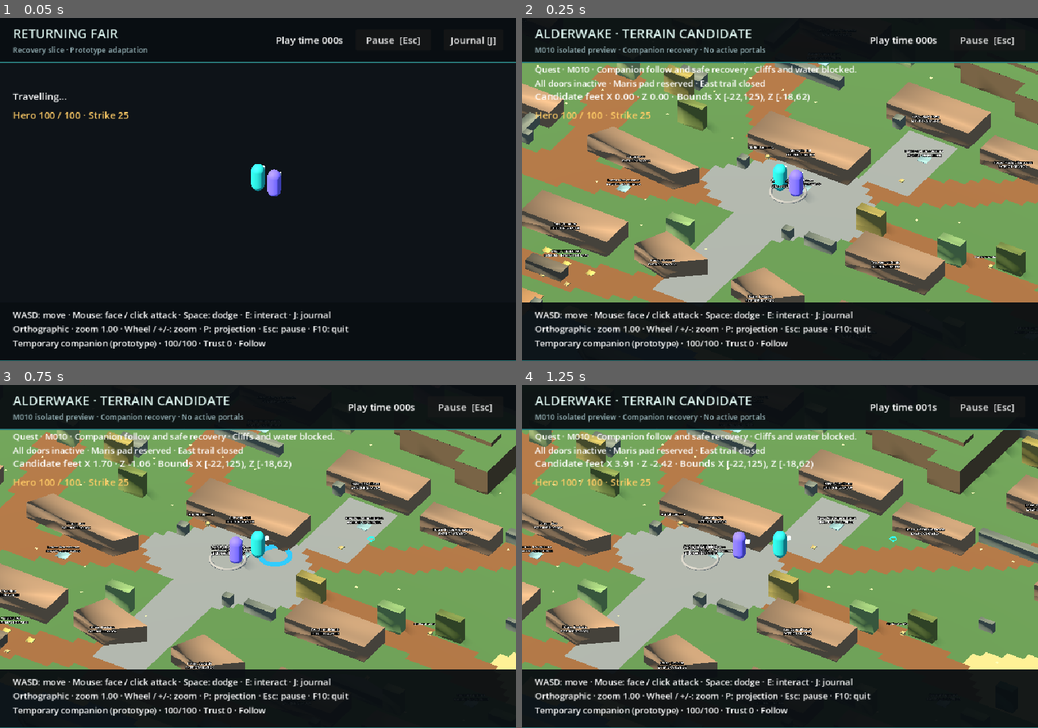
Above: before the commit, frames 1-4 (two rows, left to right).
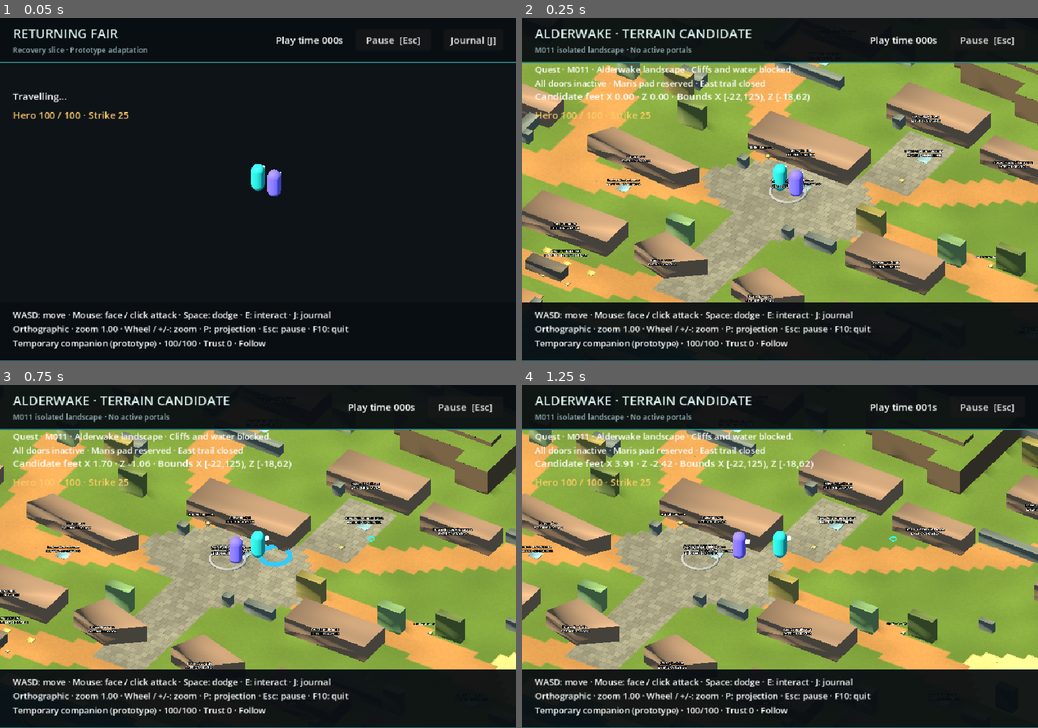
Above: after the commit, the same moments.

Repository: conejoo/game-prototype-3
Game: Godot game, scene res://tests/map_candidate.tscn
Two runs of this game, one before a commit and one after it. Both use one fixed random seed, a clock stepped at 60 frames per second and the inputs below. This scene is started directly instead of the project's main scene.
Inputs (mouse positions are in pixels of both pictures, inside the frame that each line leads up to):
- Up to frame 1 (0.05 s): no input
- Up to frame 2 (0.25 s): no input
- Up to frame 3 (0.75 s): tap Enter at 0.5 s; move the mouse to (371, 539) at 0.52 s; hold D (move_right) from 0.53 s (still down); hold Space (dodge) from 0.53 s (still down); click (371, 539) at 0.67 s
- Up to frame 4 (1.25 s): keep holding D (move_right); keep holding Space (dodge); tap E (interact) at 0.8 s

Frame 1 is identical in both runs. In frame 2, 46% of the frame differs, in the area x 0-100%, y 8-83%; in frame 3, 47%; in frame 4, 46%.

Commit message:
Implement M011 landscape materials and restrained river motion

Diff:
--- a/game/tests/map_candidate_root.gd
+++ b/game/tests/map_candidate_root.gd
@@ -17,15 +17,15 @@
 		actor.floor_snap_length = 0.04
 		actor.floor_contact_height = _candidate_floor_height.bind(actor)
 	ui.get_node("Screen/Header/Margin/Row/Titles/Title").text = "ALDERWAKE · TERRAIN CANDIDATE"
-	ui.location_label.text = "M010 isolated preview · Companion recovery · No active portals"
+	ui.location_label.text = "M011 isolated landscape · No active portals"
 	ui.journal_button.visible = false
-	print("M010 candidate ready: ", JSON.stringify(world_host.current_location.preview_report))
+	print("M011 candidate ready: ", JSON.stringify(world_host.current_location.preview_report))
 	if "--candidate-paused" in OS.get_cmdline_user_args():
 		_set_paused(true)
 
 
 func _refresh_journal() -> void:
-	ui.show_objective("M010 · Companion follow and safe recovery · Cliffs and water blocked.\nAll doors inactive · Maris pad reserved · East trail closed")
+	ui.show_objective("M011 · Alderwake landscape · Cliffs and water blocked.\nAll doors inactive · Maris pad reserved · East trail closed")
 
 
 func _refresh_interaction() -> void:
--- /dev/null
+++ b/game/tests/map_landscape_checks.gd
@@ -0,0 +1,99 @@
+extends SceneTree
+## M011 mesh/mask registration; actual appearance requires separate captures.
+
+var failures: PackedStringArray = []
+var terrain_quads: int = 0
+
+
+func _initialize() -> void:
+	_run.call_deferred()
+
+
+func _run() -> void:
+	var game: Node3D = load("res://tests/map_candidate.tscn").instantiate()
+	root.add_child(game)
+	await game.world_host.transition_finished
+	await process_frame
+	var location: AlderwakeTerrainPreview = game.world_host.current_location
+	_check(location.build_errors.is_empty(), "Landscape failed construction")
+	var ground: Dictionary[Vector2i, int] = {}
+	for mesh: MeshInstance3D in location.get_node("TerrainVisuals").get_children():
+		_check(mesh.material_override is ShaderMaterial, "Diagnostic material retained: " + mesh.name)
+		var vertices: PackedVector3Array = mesh.mesh.surface_get_arrays(0)[Mesh.ARRAY_VERTEX]
+		var lift: float = 0.003 if mesh.name == "ground--grass" else (0.009 if str(mesh.name).begins_with("shoreline") else (0.012 if str(mesh.name).begins_with("decorations") else 0.006))
+		for i: int in range(0, vertices.size(), 6):
+			var a: Vector3 = vertices[i]
+			var c: Vector3 = vertices[i + 2]
+			var center: Vector2 = Vector2((a.x + c.x) / 2, (a.z + c.z) / 2)
+			var cell: Vector2i = Vector2i(floori(center.x + 22), floori(center.y + 18))
+			for vertex: Vector3 in vertices.slice(i, i + 6):
+				_check(absf(vertex.y - location.elevation.cell_height(cell, Vector2(vertex.x, vertex.z)) - lift) < 0.0001, "Render surface height differs from physical cell")
+			if mesh.name == "ground--grass":
+				var half_cell: Vector2i = Vector2i(roundi((a.x + 22) * 2), roundi((a.z + 18) * 2))
+				# Ground row runs are tessellated per physical metre, covering 2x1
+				# half-metre samples without gaps or duplicate coplanar ground.
+				for z: int in range(half_cell.y, roundi((c.z + 18) * 2)):
+					for x: int in range(half_cell.x, roundi((c.x + 22) * 2)):
+						var key: Vector2i = Vector2i(x, z)
+						ground[key] = ground.get(key, 0) + 1
+			terrain_quads += 1
+	_check(ground.size() == 47040, "Default grass lost full extent")
+	for count: int in ground.values():
+		_check(count == 1, "Default grass overlap/crack")
+	var water_mesh: MeshInstance3D = location.water_blockers.get_node("WaterVisuals/AuthoredWaterPreview")
+	_check(water_mesh.material_override is ShaderMaterial, "Water preview material retained")
+	_check(water_mesh.material_override.shader == AlderwakeLandscapeMaterials.WATER_SHADER, "Water flow shader missing")
+	var water_vertices: PackedVector3Array = water_mesh.mesh.surface_get_arrays(0)[Mesh.ARRAY_VERTEX]
+	var painted_water: Dictionary[Vector2i, int] = {}
+	for i: int in range(0, water_vertices.size(), 6):
+		var a: Vector3 = water_vertices[i]
+		var c: Vector3 = water_vertices[i + 2]
+		_check(absf(a.y - 0.015) < 0.0001 and absf(c.y - 0.015) < 0.0001, "Water plane displaced")
+		for z: int in range(roundi((a.z + 18) * 2), roundi((c.z + 18) * 2)):
+			for x: int in range(roundi((a.x + 22) * 2), roundi((c.x + 22) * 2)):
+				var cell: Vector2i = Vector2i(x, z)
+				painted_water[cell] = painted_water.get(cell, 0) + 1
+	_check(painted_water.size() == 8598, "Water visible union area changed")
+	var overrides: Dictionary[Vector2i, Variant] = {}
+	for record: Dictionary in location.layout.tile_layers[1].cells:
+		overrides[Vector2i(record.cell[0], record.cell[1])] = record.paint
+	for z: int in range(160):
+		for x: int in range(294):
+			var cell: Vector2i = Vector2i(x, z)
+			var wet: bool = location.water_blockers.water_cells.has(cell)
+			_check(painted_water.get(cell, 0) == (1 if wet else 0), "Water art contradicts effective physics occupancy")
+			var mask: Color = location.landscape.mask_image.get_pixelv(cell)
+			_check((mask.a > 0.5) == wet, "Bank mask disagrees with collision")
+			var paint: Variant = overrides.get(cell)
+			var material_kind: int = 1 if paint == null or paint.material == "water" else AlderwakeLandscapeMaterials.KINDS[paint.material]
+			_check(roundi(mask.r * 255) == material_kind, "Path/sand/cobble mask registration differs")
+	# Dry crossing/dock rectangles must not be rendered wet, even where source
+	# water paint is present. This uses actual emitted mesh, not shader metadata.
+	for rect: Rect2 in [location.crossings.bridge_rect, location.crossings.ford_rect] + location.water_blockers.dock_cutouts:
+		for z: float in range(roundi(rect.position.y * 2), roundi(rect.end.y * 2)):
+			for x: float in range(roundi(rect.position.x * 2), roundi(rect.end.x * 2)):
+				_check(not painted_water.has(Vector2i(roundi(x + 44), roundi(z + 36))), "Water covers crossing/dock deck")
+	var render_routes: Dictionary = {}
+	var nav_map: RID = location.get_world_3d().navigation_map
+	for pair: Array in [["bridge-to-tollworks", Vector3(103, 0.05, -0.5), Vector3(107.25, 0.05, -1.25)], ["tollworks-to-exit", Vector3(107.25, 0.05, -1.25), Vector3(121.5, 0.05, -7)]]:
+		var path: PackedVector3Array = NavigationServer3D.map_get_path(nav_map, pair[1], pair[2], true)
+		_check(path.size() >= 2 and path[-1].distance_to(pair[2]) < 0.1, "Rendered tour destination disconnected")
+		var plain: Array = []
+		for point: Vector3 in path:
+			plain.append([point.x, point.y, point.z])
+		render_routes[pair[0]] = {"path": plain}
+	var report: Dictionary = {"terrain_quads": terrain_quads, "default_grass_samples": ground.size(), "semantic_samples": 47040, "water_samples": painted_water.size(), "terrain_batches": location.batch_count, "water_y_m": 0.015, "render_routes": render_routes, "failures": failures}
+	var file: FileAccess = FileAccess.open("res://../docs/evidence/M011/landscape-report.json", FileAccess.WRITE)
+	file.store_string(JSON.stringify(report, "\t") + "\n")
+	print("M011 landscape report: ", JSON.stringify(report))
+	game.queue_free()
+	await process_frame
+	for failure: String in failures:
+		push_error(failure)
+	print("M011 map_landscape_checks ", "PASS" if failures.is_empty() else "FAIL")
+	quit(0 if failures.is_empty() else 1)
+
+
+func _check(condition: bool, message: String) -> void:
+	if not condition and not failures.has(message):
+		failures.append(message)
--- /dev/null
+++ b/game/world/map_candidate/landscape.gdshader
@@ -0,0 +1,52 @@
+shader_type spatial;
+render_mode cull_disabled;
+
+uniform vec4 base_color : source_color;
+uniform int kind = 1;
+uniform sampler2D semantic_mask : filter_nearest, repeat_disable;
+uniform vec2 map_origin;
+uniform vec2 map_size;
+varying vec3 world_position;
+
+float hash(vec2 p) { return fract(sin(dot(p, vec2(127.1, 311.7))) * 43758.5453); }
+float noise(vec2 p) {
+	vec2 i = floor(p); vec2 f = fract(p); f = f * f * (3.0 - 2.0 * f);
+	return mix(mix(hash(i), hash(i + vec2(1, 0)), f.x), mix(hash(i + vec2(0, 1)), hash(i + vec2(1)), f.x), f.y);
+}
+vec4 semantic(vec2 p) { return texture(semantic_mask, (p - map_origin) / map_size); }
+void vertex() { world_position = (MODEL_MATRIX * vec4(VERTEX, 1.0)).xyz; }
+void fragment() {
+	vec2 p = world_position.xz;
+	float broad = noise(p * 0.55);
+	float grain = noise(p * 13.0);
+	vec3 color = base_color.rgb * (0.91 + broad * 0.14 + grain * 0.05);
+	if (kind == 1) {
+		// Broad meadow variation stays quiet enough to read actors and paths.
+		color = mix(color, vec3(0.27, 0.37, 0.15), smoothstep(0.55, 0.9, noise(p * 0.17)) * 0.25);
+	} else if (kind == 4) {
+		// World-aligned irregular cobbles, no per-tile UV seam or image dependency.
+		vec2 row = vec2(p.x * 2.8 + mod(floor(p.y * 2.6), 2.0) * 0.5, p.y * 2.6);
+		vec2 f = fract(row);
+		float joint = 1.0 - smoothstep(0.015, 0.055, min(min(f.x, 1.0 - f.x), min(f.y, 1.0 - f.y)));
+		color *= 0.90 + hash(floor(row)) * 0.15;
+		color = mix(color, vec3(0.27, 0.28, 0.22), joint * 0.38);
+	} else if (kind == 6) {
+		// Retained source grass-tuft centers become tiny matte flecks, not dots.
+		vec2 local = fract(p) - vec2(0.5);
+		if (length(local * vec2(1.0, 1.65)) > 0.055) { discard; }
+		color *= 0.85 + smoothstep(-0.04, 0.04, local.x) * 0.2;
+	}
+	if (kind == 2 || kind == 3 || kind == 4) {
+		// Blend only the outer few centimetres toward neighboring grass.
+		// Semantic placement/layer grids and physical surface do not move.
+		float shoulder = 0.0;
+		for (int i = 0; i < 4; i++) {
+			vec2 offset = vec2(i == 0 ? 0.065 : (i == 1 ? -0.065 : 0.0), i == 2 ? 0.065 : (i == 3 ? -0.065 : 0.0));
+			vec4 neighbor = semantic(p + offset);
+			shoulder += (abs(neighbor.r * 255.0 - 1.0) < 0.5 && neighbor.a < 0.5) ? 1.0 : 0.0;
+		}
+		color = mix(color, vec3(0.36, 0.46, 0.18), min(shoulder, 1.0) * 0.40);
+	}
+	ALBEDO = color;
+	ROUGHNESS = 0.97;
+}
--- /dev/null
+++ b/game/world/map_candidate/landscape_materials.gd
@@ -0,0 +1,62 @@
+class_name AlderwakeLandscapeMaterials
+extends RefCounted
+## M011 appearance only. Semantic half-metre mask is never physics/nav input.
+
+const TERRAIN_SHADER: Shader = preload("res://world/map_candidate/landscape.gdshader")
+const WATER_SHADER: Shader = preload("res://world/map_candidate/river.gdshader")
+const KINDS: Dictionary[String, int] = {"grass": 1, "dirt": 2, "sand": 3, "cobblestone": 4, "wet_shoreline": 5, "raw-marker": 6}
+const COLORS: Dictionary[String, Color] = {
+	"grass": Color(0.36, 0.46, 0.18), "dirt": Color(0.64, 0.46, 0.25),
+	"sand": Color(0.82, 0.71, 0.43), "cobblestone": Color(0.48, 0.47, 0.40),
+	"wet_shoreline": Color(0.32, 0.38, 0.17), "raw-marker": Color(0.43, 0.49, 0.21),
+}
+var mask: ImageTexture
+var mask_image: Image
+var bounds: Rect2
+
+
+func build(layout: Dictionary, water: AlderwakeWaterBlockers, map_bounds: Rect2) -> void:
+	bounds = map_bounds
+	mask_image = Image.create(294, 160, false, Image.FORMAT_RGBA8)
+	mask_image.fill(Color(1.0 / 255.0, 0, 0, 0))
+	# Resolve defaults/clears independently, matching the retained terrain layer.
+	for layer: Dictionary in layout.tile_layers:
+		if layer.id != "terrain" or not layer.visible:
+			continue
+		var overrides: Dictionary[Vector2i, Variant] = {}
+		for record: Dictionary in layer.cells:
+			overrides[Vector2i(record.cell[0], record.cell[1])] = record.paint
+		for z: int in range(160):
+			for x: int in range(294):
+				var paint: Variant = overrides.get(Vector2i(x, z), layer.default_paint)
+				if paint != null and paint.material != "water":
+					mask_image.set_pixel(x, z, Color(float(KINDS[paint.material]) / 255.0, 0, 0, 0))
+	# Effective union includes the approved dock exception; paint cannot fill a
+	# crossing. Exact mask edges align with the separate authored water mesh.
+	for cell: Vector2i in water.water_cells:
+		var value: Color = mask_image.get_pixelv(cell)
+		value.a = 1.0
+		mask_image.set_pixelv(cell, value)
+	mask = ImageTexture.create_from_image(mask_image)
+
+
+func terrain(kind: String) -> ShaderMaterial:
+	var material: ShaderMaterial = ShaderMaterial.new()
+	material.shader = TERRAIN_SHADER
+	material.set_shader_parameter("base_color", COLORS[kind])
+	material.set_shader_parameter("kind", KINDS[kind])
+	_common(material)
+	return material
+
+
+func river() -> ShaderMaterial:
+	var material: ShaderMaterial = ShaderMaterial.new()
+	material.shader = WATER_SHADER
+	_common(material)
+	return material
+
+
+func _common(material: ShaderMaterial) -> void:
+	material.set_shader_parameter("semantic_mask", mask)
+	material.set_shader_parameter("map_origin", bounds.position)
+	material.set_shader_parameter("map_size", bounds.size)
--- /dev/null
+++ b/game/world/map_candidate/river.gdshader
@@ -0,0 +1,34 @@
+shader_type spatial;
+render_mode cull_disabled;
+
+uniform sampler2D semantic_mask : filter_nearest, repeat_disable;
+uniform vec2 map_origin;
+uniform vec2 map_size;
+varying vec2 world_xz;
+
+float wet(vec2 p) { return texture(semantic_mask, (p - map_origin) / map_size).a; }
+void vertex() {
+	// No vertex displacement: fixed outline cannot cover a dry deck or bank.
+	world_xz = (MODEL_MATRIX * vec4(VERTEX, 1.0)).xz;
+}
+void fragment() {
+	vec2 p = world_xz;
+	float edge = 0.0;
+	float near_edge = 0.0;
+	for (int i = 0; i < 4; i++) {
+		vec2 axis = vec2(i == 0 ? 1.0 : (i == 1 ? -1.0 : 0.0), i == 2 ? 1.0 : (i == 3 ? -1.0 : 0.0));
+		edge = max(edge, 1.0 - wet(p + axis * 0.30));
+		near_edge = max(near_edge, 1.0 - wet(p + axis * 0.10));
+	}
+	float phase = TIME * 0.28;
+	float ripple = sin(p.x * 3.2 + p.y * 5.1 - phase) * sin(p.y * 2.4 + phase * 0.7);
+	float stream = smoothstep(0.94, 1.0, sin(p.y * 4.6 + sin(p.x * 1.7) * 1.6 - phase));
+	vec3 color = vec3(0.12, 0.39, 0.40) + ripple * 0.012;
+	color = mix(color, vec3(0.29, 0.49, 0.43), edge * 0.43);
+	// Wet earth marks the exact blocked edge, all inside the water footprint.
+	color = mix(color, vec3(0.33, 0.34, 0.22), near_edge * 0.75);
+	color += vec3(0.06, 0.09, 0.08) * stream * (1.0 - near_edge) * 0.30;
+	ALBEDO = color;
+	ROUGHNESS = 0.82;
+	SPECULAR = 0.18;
+}
--- a/game/world/map_candidate/terrain_preview.gd
+++ b/game/world/map_candidate/terrain_preview.gd
@@ -1,6 +1,6 @@
 class_name AlderwakeTerrainPreview
 extends PrototypeLocation
-## Isolated source-derived graybox with independent physical elevation/props.
+## Isolated source-derived landscape with independent physical elevation/props.
 
 const LAYOUT_PATH: String = "res://content/maps/alderwake_layout.json"
 const COLORS: Dictionary[String, Color] = {
@@ -24,6 +24,7 @@
 var elevation: AlderwakeElevationSurfaces
 var construction_usec: int = 0
 var navigation_report: Dictionary = {}
+var landscape: AlderwakeLandscapeMaterials
 
 
 func _init() -> void:
@@ -42,6 +43,12 @@
 	elevation = AlderwakeElevationSurfaces.new()
 	elevation.build(layout)
 	add_child(elevation)
+	water_blockers = AlderwakeWaterBlockers.new()
+	water_blockers.build(layout, bounds, AlderwakeDockSurfaces.cutouts())
+	add_child(water_blockers)
+	landscape = AlderwakeLandscapeMaterials.new()
+	landscape.build(layout, water_blockers, bounds)
+	water_blockers.get_node("WaterVisuals/AuthoredWaterPreview").material_override = landscape.river()
 	var visuals: Node3D = Node3D.new()
 	visuals.name = "TerrainVisuals"
 	add_child(visuals)
@@ -63,9 +70,6 @@
 	_add_box("BoundaryEast", Vector3(bounds.end.x + 0.2, 1.5, center.y), Vector3(0.4, 3.0, bounds.size.y + 0.8))
 	_add_box("BoundaryNorth", Vector3(center.x, 1.5, bounds.position.y - 0.2), Vector3(bounds.size.x + 0.8, 3.0, 0.4))
 	_add_box("BoundarySouth", Vector3(center.x, 1.5, bounds.end.y + 0.2), Vector3(bounds.size.x + 0.8, 3.0, 0.4))
-	water_blockers = AlderwakeWaterBlockers.new()
-	water_blockers.build(layout, bounds, AlderwakeDockSurfaces.cutouts())
-	add_child(water_blockers)
 	crossings = AlderwakeCrossings.new()
 	crossings.build(layout)
 	add_child(crossings)
@@ -90,7 +94,8 @@
 	preview_report["town"] = {"props": town.prop_records.size(), "authored_colliders": town.collider_records.size(), "blocking_footprints": town.footprints.size(), "inert_portal_pads": town.portal_pads.size()}
 	preview_report["forest"] = {"props": forest.prop_records.size(), "species": forest.species_counts, "sizes": forest.size_counts, "blocking_footprints": forest.footprints.size(), "markers": forest.marker_records.size(), "inert_data_records": forest.inert_records.size()}
 	preview_report["elevation"] = {"cells": elevation.levels.size(), "ramps": elevation.slopes.size(), "cliffs": elevation.cliffs.size(), "height_per_level_m": 0.25}
-	preview_report["limits"] = "M009 physical exterior navigation; final art M011-M014; all portals/interactions inactive. Routines/resources/NPCs/zones/activities retained data only."
+	preview_report["landscape"] = {"semantic_mask_size": [294, 160], "world_space_materials": true, "water_vertex_motion": false, "runtime_source_images_reused": 0}
+	preview_report["limits"] = "M011 landscape; prop/landmark art M012-M014; all portals/interactions inactive. Routines/resources/NPCs/zones/activities retained data only."
 	construction_usec = Time.get_ticks_usec() - started
 
 
@@ -163,10 +168,7 @@
 			surface.set_normal(Vector3.UP)
 			surface.add_vertex(vertex)
 	for key: String in batches:
-		var material: StandardMaterial3D = StandardMaterial3D.new()
-		material.albedo_color = COLORS[key]
-		material.roughness = 1.0
-		material.cull_mode = BaseMaterial3D.CULL_DISABLED
+		var material: ShaderMaterial = landscape.terrain(key)
 		var instance: MeshInstance3D = MeshInstance3D.new()
 		instance.name = layer_id + "--" + key
 		instance.mesh = (batches[key] as SurfaceTool).commit()
Not shown, added: game/tests/map_landscape_checks.gd.uid
Not shown, added: game/world/map_candidate/landscape.gdshader.uid
Not shown, added: game/world/map_candidate/landscape_materials.gd.uid
Not shown, added: game/world/map_candidate/river.gdshader.uid
Not shown, changed: docs/map-migration/CHECKLIST.md
Not shown, changed: docs/map-migration/CURRENT_STATE.md
Not shown, changed: tools/map_migration/CANDIDATE.md
